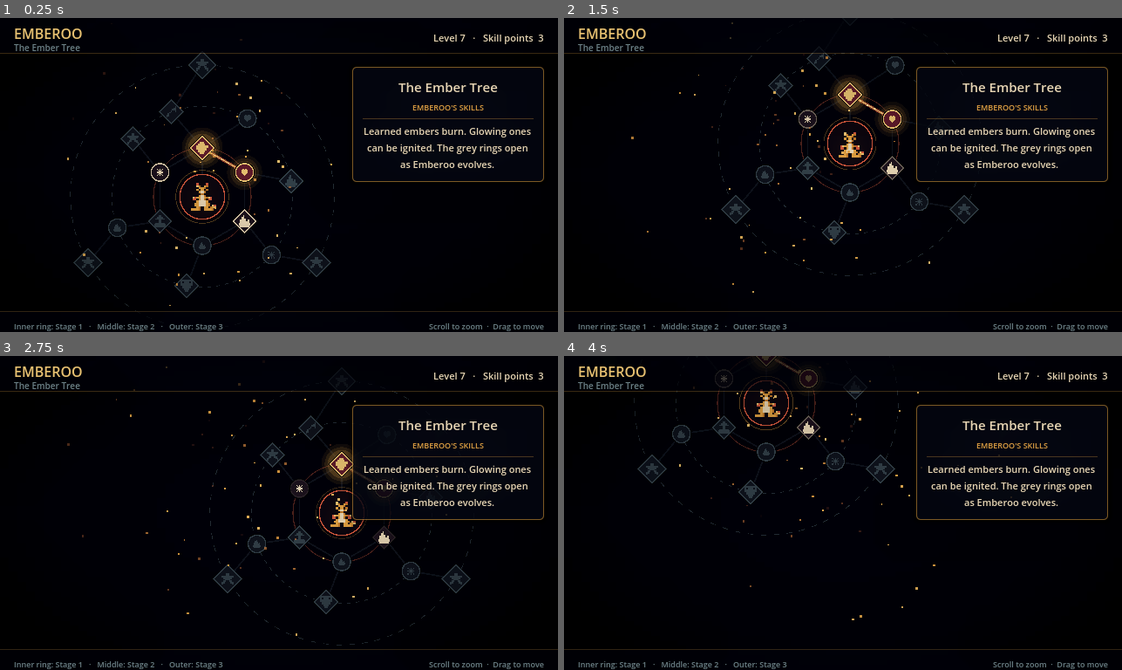
Above: before the commit, frames 1-4 (two rows, left to right).
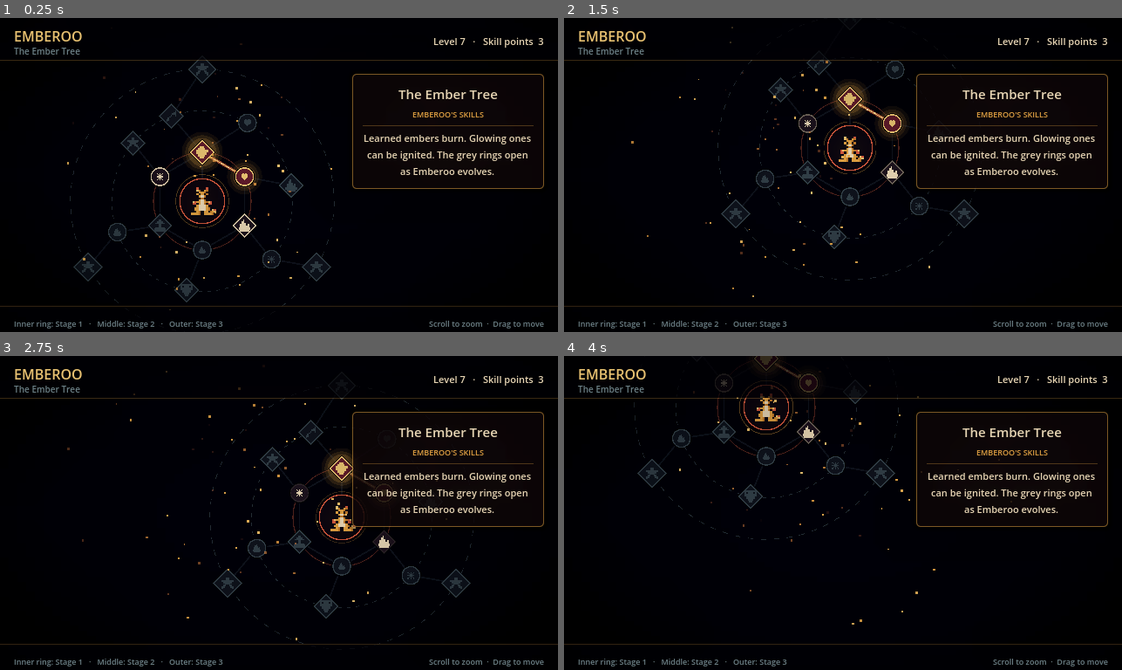
Above: after the commit, the same moments.

Repository: qmkDuran/my-own-art
Game: Godot game, scene res://scenes/ui/skill_tree_demo.tscn
Same seed, same stepped clock (60 frames per second), same inputs: the game is played once before the commit and once after it. This scene is started directly instead of the project's main scene.
Inputs (mouse positions are in pixels of both pictures, inside the frame that each line leads up to):
- Up to frame 1 (0.25 s): no input
- Up to frame 2 (1.5 s): drag from (843, 175) to (898, 105) at 0.52 s; drag from (731, 190) to (815, 237) at 1.27 s
- Up to frame 3 (2.75 s): move the mouse to (334, 443) at 2.02 s; press the mouse at (334, 443) at 2.03 s; hold D (move_right) from 2.03 s (still down)
- Up to frame 4 (4 s): release D (move_right) at 2.75 s; release the mouse at (898, 443) at 2.75 s; drag from (815, 575) to (675, 465) at 2.77 s; move the mouse to (1010, 560) at 3.52 s; hold A (move_left) from 3.53 s (still down); tap Space (dodge) at 3.6 s

The runs differ from the first frame. In frame 1, 9.3% of the frame differs, in the area x 0-100%, y 3-100%; in frame 2, 8.9%; in frame 3, 8.5%; in frame 4, 7.9%.

Commit message:
Skill tree mockup: more breathing room and warmer panels
- Header 48px tall with even padding around the title block; footer
  30px with its text vertically centred; shared 16px page margin.
- Tooltip card and bars use a warm ember-tinted charcoal instead of navy.

Co-Authored-By: Claude Opus 5.5 <noreply@anthropic.com>
Claude-Session: https://claude.ai/code/session_01YABBJVPWvaqtn34m5VQVCp

Diff:
--- a/scripts/ui/skill_tree_demo.gd
+++ b/scripts/ui/skill_tree_demo.gd
@@ -13,6 +13,10 @@
 ##   tooltip               -> translucent card on the right; all text lives here, never on the tree
 
 const UI_SIZE := Vector2i(640, 360)
+## Space between the screen edge (or a bar) and content, in UI pixels.
+const PAGE_MARGIN := 16.0
+const HEADER_HEIGHT := 48.0
+const FOOTER_HEIGHT := 30.0
 const RING_RADII := [100.0, 185.0, 270.0]
 const NODE_RADIUS := {"skill": 24.0, "stat": 18.0, "ultimate": 28.0}
 const ICON_PIXEL := {"skill": 3.0, "stat": 2.0, "ultimate": 3.0}
@@ -21,7 +25,7 @@
 const MIN_ZOOM := 0.45
 const MAX_ZOOM := 1.6
 const START_ZOOM := 0.56
-const START_CENTRE := Vector2(232, 205)
+const START_CENTRE := Vector2(232, 210)
 ## Mouse travel (pixels) before a press counts as a drag instead of a click.
 const DRAG_THRESHOLD := 4.0
 const HOVER_SCALE := 1.15
@@ -36,7 +40,7 @@
 const COLOR_RED := Color(0.812, 0.341, 0.235)
 const COLOR_GOLD := Color(0.91, 0.757, 0.439)
 const COLOR_DEEP := Color(0.36, 0.11, 0.17)
-const COLOR_PANEL := Color(0.045, 0.055, 0.085, 0.78)
+const COLOR_PANEL := Color(0.075, 0.05, 0.055, 0.8)
 const COLOR_PANEL_EDGE := Color(0.871, 0.62, 0.255, 0.55)
 
 ## 8×8 pixel icons. They're centred by their drawn pixels, not the 8×8 box.
@@ -245,30 +249,32 @@
 
 
 func _build_header() -> void:
-	var bar := _make_panel(Color(0.03, 0.035, 0.055, 0.7), Color(0, 0, 0, 0), 0)
+	var bar := _make_panel(Color(0.035, 0.03, 0.04, 0.72), Color(0, 0, 0, 0), 0)
 	bar.position = Vector2(0, 0)
-	bar.size = Vector2(UI_SIZE.x, 40)
+	bar.size = Vector2(UI_SIZE.x, HEADER_HEIGHT)
 	add_child(bar)
-	_add_line(Vector2(0, 40), Vector2(UI_SIZE.x, 40), Color(COLOR_ORANGE, 0.25))
-	_add_label("EMBEROO", Vector2(16, 6), Vector2(200, 18), 16, COLOR_GOLD, HORIZONTAL_ALIGNMENT_LEFT)
-	_add_label("The Ember Tree", Vector2(16, 23), Vector2(200, 12), 10, COLOR_GREY, HORIZONTAL_ALIGNMENT_LEFT)
-	_points_label = _add_label("", Vector2(UI_SIZE.x - 216, 12), Vector2(200, 16), 11, COLOR_CREAM, HORIZONTAL_ALIGNMENT_RIGHT)
+	_add_line(Vector2(0, HEADER_HEIGHT), Vector2(UI_SIZE.x, HEADER_HEIGHT), Color(COLOR_ORANGE, 0.25))
+	_add_label("EMBEROO", Vector2(PAGE_MARGIN, 9), Vector2(200, 18), 16, COLOR_GOLD, HORIZONTAL_ALIGNMENT_LEFT)
+	_add_label("The Ember Tree", Vector2(PAGE_MARGIN, 27), Vector2(200, 12), 10, COLOR_GREY, HORIZONTAL_ALIGNMENT_LEFT)
+	_points_label = _add_label("", Vector2(UI_SIZE.x - 200 - PAGE_MARGIN, (HEADER_HEIGHT - 16) / 2.0), Vector2(200, 16), 11, COLOR_CREAM, HORIZONTAL_ALIGNMENT_RIGHT)
 	_update_points_label()
 
 
 func _build_footer() -> void:
-	var bar := _make_panel(Color(0.03, 0.035, 0.055, 0.7), Color(0, 0, 0, 0), 0)
-	bar.position = Vector2(0, UI_SIZE.y - 24)
-	bar.size = Vector2(UI_SIZE.x, 24)
+	var bar := _make_panel(Color(0.035, 0.03, 0.04, 0.72), Color(0, 0, 0, 0), 0)
+	var top := UI_SIZE.y - FOOTER_HEIGHT
+	bar.position = Vector2(0, top)
+	bar.size = Vector2(UI_SIZE.x, FOOTER_HEIGHT)
 	add_child(bar)
-	_add_line(Vector2(0, UI_SIZE.y - 24), Vector2(UI_SIZE.x, UI_SIZE.y - 24), Color(COLOR_ORANGE, 0.2))
-	_add_label("Inner ring: Stage 1   ·   Middle: Stage 2   ·   Outer: Stage 3", Vector2(16, UI_SIZE.y - 18), Vector2(320, 12), 9, COLOR_GREY, HORIZONTAL_ALIGNMENT_LEFT)
-	_add_label("Scroll to zoom  ·  Drag to move", Vector2(UI_SIZE.x - 316, UI_SIZE.y - 18), Vector2(300, 12), 9, COLOR_GREY, HORIZONTAL_ALIGNMENT_RIGHT)
+	_add_line(Vector2(0, top), Vector2(UI_SIZE.x, top), Color(COLOR_ORANGE, 0.2))
+	var text_top := top + (FOOTER_HEIGHT - 12) / 2.0
+	_add_label("Inner ring: Stage 1   ·   Middle: Stage 2   ·   Outer: Stage 3", Vector2(PAGE_MARGIN, text_top), Vector2(320, 12), 9, COLOR_GREY, HORIZONTAL_ALIGNMENT_LEFT)
+	_add_label("Scroll to zoom  ·  Drag to move", Vector2(UI_SIZE.x - 300 - PAGE_MARGIN, text_top), Vector2(300, 12), 9, COLOR_GREY, HORIZONTAL_ALIGNMENT_RIGHT)
 
 
 func _build_tooltip() -> void:
 	_tooltip = _make_panel(COLOR_PANEL, COLOR_PANEL_EDGE, 4)
-	_tooltip.position = Vector2(UI_SIZE.x - 236, 56)
+	_tooltip.position = Vector2(UI_SIZE.x - 220 - PAGE_MARGIN, HEADER_HEIGHT + PAGE_MARGIN)
 	_tooltip.custom_minimum_size = Vector2(220, 0)
 	_tooltip.mouse_filter = Control.MOUSE_FILTER_IGNORE
 	add_child(_tooltip)
@@ -514,7 +520,7 @@
 	_tooltip.reset_size()  # shrink to fit the new text
 
 	# Slide in and fade, instead of popping.
-	var resting_x := UI_SIZE.x - 236.0
+	var resting_x := UI_SIZE.x - 220.0 - PAGE_MARGIN
 	_tooltip.modulate.a = 0.0
 	_tooltip.position.x = resting_x + 8.0
 	var slide := create_tween().set_parallel().set_trans(Tween.TRANS_CUBIC).set_ease(Tween.EASE_OUT)
